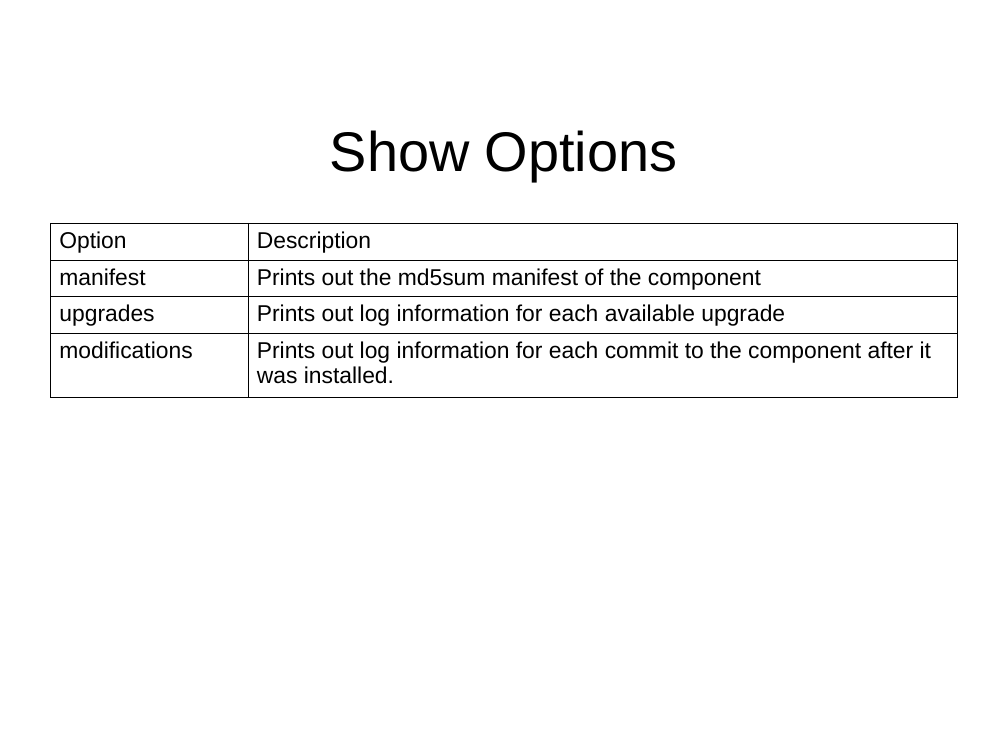
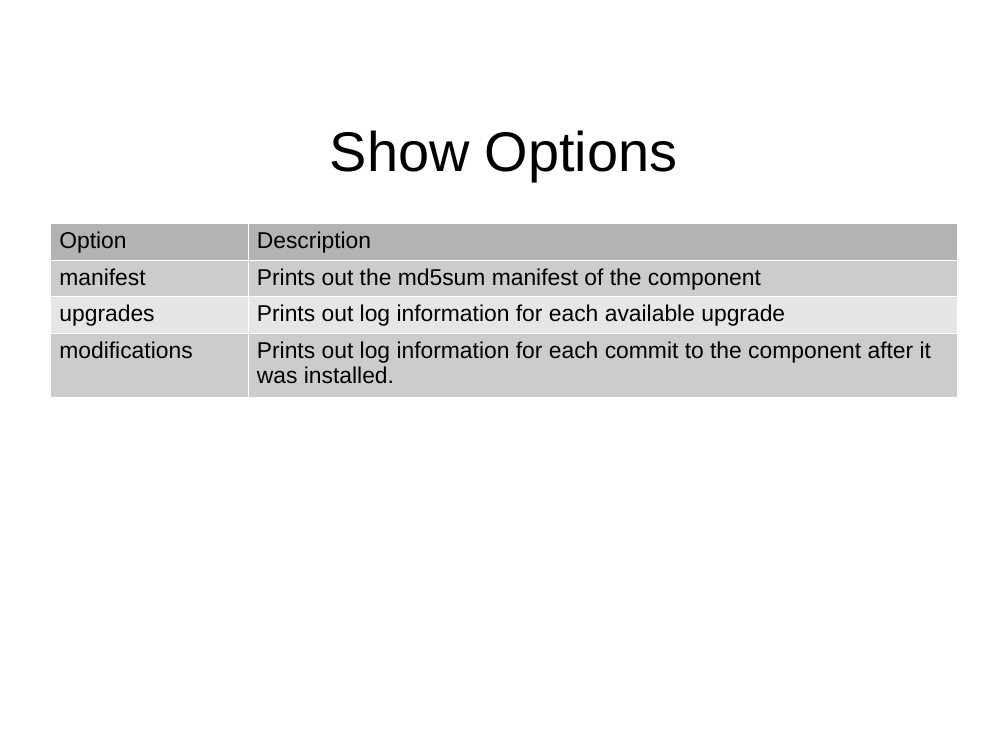
Before and after one commit to jeremiah-c-leary/hdl-component-manager, a slide deck: slide 16 of docs/presentations/hdl-component-manager.odp. Drawn at 1008x756 pixels with LibreOffice and Linux fonts; fonts in the diff are those of the drawing; background and template pictures are left out. Boxes give left, top, right and bottom in pixels: in the first picture for what was removed or moved away, otherwise in the second. Text is boxed around its words. In the diff, an @@ line names an element or a change of style, - is before the commit and + after.

```diff
--- a/docs/presentations/hdl-component-manager.odp
+++ b/docs/presentations/hdl-component-manager.odp
@@ table at (x1=50, y1=223, x2=958, y2=389) @@
@@ fill none to #B3B3B3 in row 1 @@
@@ fill none to #CCCCCC in 4 cells @@
@@ fill none to #E6E6E6 in row 3 @@
@@ borders changed @@
```
Also in this commit, not shown: 6 other slides changed, 3 other files.
